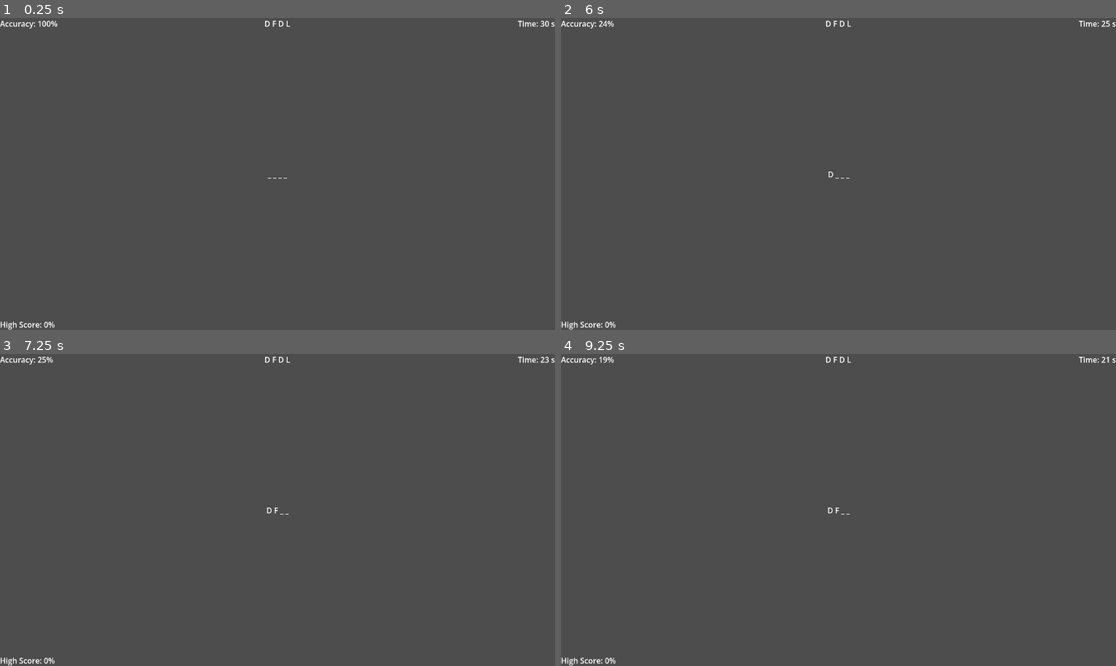
Above: before the commit, frames 1-4 (two rows, left to right).
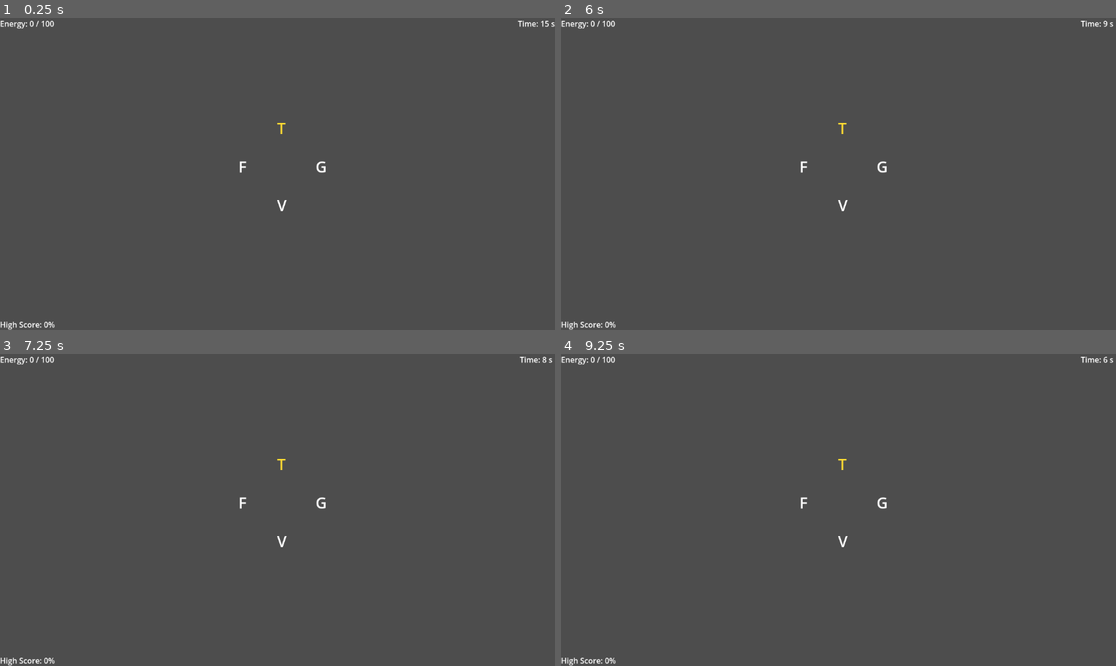
Above: after the commit, the same moments.

Repository: mayank-wangikar/MyGameJamRepo
Game: Godot game, scene res://typing_game.tscn
Same seed, same stepped clock (60 frames per second), same inputs: the game is played once before the commit and once after it.
Inputs:
- Up to frame 1 (0.25 s): no input
- Up to frame 2 (6 s): tap Enter at 0.5, 2, 3.5 s; hold D 0.53-1.28 s; tap F at 0.6, 3.05, 3.6 s; tap J at 0.8, 1.35, 3.8, 4.35 s; tap Space at 1.25, 2.75, 4.25 s; hold S 1.28-2.03 s; tap K at 1.55, 2.1, 4.55, 5.1 s; hold D 2.03-3.53 s; tap L at 2.3, 2.85, 5.3, 5.85 s; hold A 3.53-5.03 s; hold S 5.03-5.78 s; hold D from 5.78 s (still down)
- Up to frame 3 (7.25 s): keep holding D; tap F at 6.05, 6.6 s; tap J at 6.8 s
- Up to frame 4 (9.25 s): tap J at 7.35 s; tap K at 7.55, 8.1 s; release D at 8.03 s; hold S 8.03-8.78 s; tap L at 8.3, 8.85 s; hold A from 8.78 s (still down); tap F at 9.05 s

The runs differ from the first frame. In frame 1, 0.3% of the frame differs, in the area x 0-99%, y 0-62%; in frame 2, 0.4%; in frame 3, 0.4%, in the area x 0-100%, y 0-62%; in frame 4, 0.4%.

Commit message:
Changed the typing game logic, now diamond structure

Diff:
--- a/typing_game.gd
+++ b/typing_game.gd
@@ -2,29 +2,37 @@
 
 # --- Node references ---
 @onready var timer: Timer = $Timer
-@onready var target_label: Label = $MarginContainer/VBoxContainer/TargetLabel
-@onready var progress_label: Label = $MarginContainer/VBoxContainer/ProgressLabel
-@onready var accuracy_label: Label = $MarginContainer/VBoxContainer/AccuracyLabel
+@onready var top_label: Label = $MarginContainer/VBoxContainer/DiamondContainer/TopLabel
+@onready var left_label: Label = $MarginContainer/VBoxContainer/DiamondContainer/LeftLabel
+@onready var right_label: Label = $MarginContainer/VBoxContainer/DiamondContainer/RightLabel
+@onready var bottom_label: Label = $MarginContainer/VBoxContainer/DiamondContainer/BottomLabel
+@onready var energy_label: Label = $MarginContainer/VBoxContainer/AccuracyLabel
 @onready var time_label: Label = $MarginContainer/VBoxContainer/TimeLabel
 @onready var high_score_label: Label = $MarginContainer/VBoxContainer/HighScoreLabel
 
 # --- Config ---
-const ALLOWED_KEYS: Array[String] = ["A", "S", "D", "F", "J", "K", "L", ";"]
-const TARGET_LENGTH: int = 4
-const ROUND_DURATION: float = 30.0
+const ROUND_DURATION: float = 15.0
+const ENERGY_PER_CYCLE: int = 10   # energy awarded per fully-completed diamond
 
-const KEY_TO_STRING: Dictionary = {
-	KEY_A: "A", KEY_S: "S", KEY_D: "D", KEY_F: "F",
-	KEY_J: "J", KEY_K: "K", KEY_L: "L", KEY_SEMICOLON: ";",
-}
+# Each entry is a 4-letter cluster matched to real keyboard finger positions.
+# Order within each cluster = [Top, Left, Right, Bottom] for the visual diamond.
+const DIAMOND_CLUSTERS: Array[Array] = [
+	["E", "S", "D", "X"],
+	["R", "D", "F", "C"],
+	["T", "F", "G", "V"],
+	["Y", "G", "H", "B"],
+	["U", "H", "J", "N"],
+	["I", "J", "K", "M"],
+]
 
 # --- State ---
-var target_set: Array[String] = []
-var current_index: int = 0
-var round_correct_presses: int = 0
-var round_total_presses: int = 0
-var high_score_accuracy: float = 0.0
+var target_letters: Array[String] = []   # [Top, Left, Right, Bottom] for current round
+var current_index: int = 0               # 0=Top, 1=Left, 2=Right, 3=Bottom, 4=done
 var time_remaining: float = ROUND_DURATION
+
+# --- Scoring ---
+var energy_points: int = 0
+var high_score_energy: int = 0
 
 
 func _ready() -> void:
@@ -44,67 +52,79 @@
 func _unhandled_input(event: InputEvent) -> void:
 	if event is InputEventKey and event.pressed and not event.echo:
 		var key_event := event as InputEventKey
-		var pressed_string: String = KEY_TO_STRING.get(key_event.keycode, "")
-		if pressed_string == "":
+		var pressed_char: String = key_event.as_text_key_label().to_upper()
+		if pressed_char.length() != 1:
 			return
-		_handle_key_press(pressed_string)
+		_handle_key_press(pressed_char)
 		get_viewport().set_input_as_handled()
 
 
-func _handle_key_press(pressed_key: String) -> void:
-	if current_index >= target_set.size():
+func _handle_key_press(pressed_char: String) -> void:
+	if current_index >= target_letters.size():
 		return
-	var expected_key: String = target_set[current_index]
-	round_total_presses += 1
-	if pressed_key == expected_key:
-		round_correct_presses += 1
+
+	var expected_char: String = target_letters[current_index]
+
+	if pressed_char == expected_char:
 		current_index += 1
-	_update_accuracy_display()
-	_update_progress_display()
-	if current_index >= target_set.size():
-		# Word stays the same until the 30s timer fires.
-		# Loop back to the start so the player can retype it again.
-		current_index = 0
-		_update_progress_display()
+
+	_update_diamond_highlight()
+
+	if current_index >= target_letters.size():
+		# Completed all 4 corners — award energy, then roll a new diamond.
+		_award_energy_for_cycle()
+		_generate_new_target()
+
+	_update_energy_display()
+
+
+func _award_energy_for_cycle() -> void:
+	energy_points = int(min(100, energy_points + ENERGY_PER_CYCLE))
 
 
 func _on_timer_timeout() -> void:
-	var final_accuracy: float = _calculate_accuracy()
-	if final_accuracy > high_score_accuracy:
-		high_score_accuracy = final_accuracy
-		high_score_label.text = "High Score: %d%%" % round(high_score_accuracy)
+	if energy_points > high_score_energy:
+		high_score_energy = energy_points
+		high_score_label.text = "High Score: %d Energy" % high_score_energy
 	_start_new_round()
 
 
 func _start_new_round() -> void:
-	round_correct_presses = 0
-	round_total_presses = 0
+	current_index = 0
+	energy_points = 0
 	time_remaining = ROUND_DURATION
 	_generate_new_target()
-	_update_accuracy_display()
-	_update_progress_display()
+	_update_energy_display()
 
 
 func _generate_new_target() -> void:
-	target_set.clear()
+	var chosen_cluster: Array = DIAMOND_CLUSTERS[randi() % DIAMOND_CLUSTERS.size()]
+
+	# chosen_cluster is stored as [Top, Left, Right, Bottom] (visual order),
+	# but target_letters is reordered to [Top, Left, Bottom, Right] —
+	# the order the PLAYER must type them in.
+	target_letters = [chosen_cluster[0], chosen_cluster[1], chosen_cluster[3], chosen_cluster[2]]
 	current_index = 0
-	for i in range(TARGET_LENGTH):
-		target_set.append(ALLOWED_KEYS[randi() % ALLOWED_KEYS.size()])
-	target_label.text = " ".join(target_set)
+
+	top_label.text = chosen_cluster[0]
+	left_label.text = chosen_cluster[1]
+	right_label.text = chosen_cluster[2]
+	bottom_label.text = chosen_cluster[3]
+
+	_update_diamond_highlight()
 
 
-func _update_progress_display() -> void:
-	var parts: Array[String] = []
-	for i in range(target_set.size()):
-		parts.append(target_set[i] if i < current_index else "_")
-	progress_label.text = " ".join(parts)
+func _update_diamond_highlight() -> void:
+	# Highlight order follows the TYPING order: Top, Left, Bottom, Right.
+	var labels_in_typing_order: Array[Label] = [top_label, left_label, bottom_label, right_label]
+	for i in range(labels_in_typing_order.size()):
+		if i < current_index:
+			labels_in_typing_order[i].modulate = Color(0.4, 0.4, 0.4)   # already typed
+		elif i == current_index:
+			labels_in_typing_order[i].modulate = Color(1.0, 0.85, 0.2)  # type this one next
+		else:
+			labels_in_typing_order[i].modulate = Color(1.0, 1.0, 1.0)   # not yet reached
 
 
-func _update_accuracy_display() -> void:
-	accuracy_label.text = "Accuracy: %d%%" % round(_calculate_accuracy())
-
-
-func _calculate_accuracy() -> float:
-	if round_total_presses == 0:
-		return 100.0
-	return (float(round_correct_presses) / float(round_total_presses)) * 100.0
+func _update_energy_display() -> void:
+	energy_label.text = "Energy: %d / 100" % energy_points
--- a/typing_game.tscn
+++ b/typing_game.tscn
@@ -43,18 +43,6 @@
 text = "Time: 30s"
 metadata/_edit_use_anchors_ = true
 
-[node name="TargetLabel" type="Label" parent="MarginContainer/VBoxContainer" unique_id=1134653583]
-layout_mode = 1
-anchors_preset = 5
-anchor_left = 0.5
-anchor_right = 0.5
-offset_left = -26.5
-offset_right = 26.5
-offset_bottom = 23.0
-grow_horizontal = 2
-text = "A S D F"
-metadata/_edit_use_anchors_ = true
-
 [node name="HighScoreLabel" type="Label" parent="MarginContainer/VBoxContainer" unique_id=523360426]
 layout_mode = 1
 anchors_preset = 2
@@ -66,25 +54,57 @@
 text = "High Score: 0%"
 metadata/_edit_use_anchors_ = true
 
-[node name="ProgressLabel" type="Label" parent="MarginContainer/VBoxContainer" unique_id=605573286]
-layout_mode = 1
-anchors_preset = 8
-anchor_left = 0.5
-anchor_top = 0.5
-anchor_right = 0.5
-anchor_bottom = 0.5
-offset_left = -20.0
-offset_top = -11.5
-offset_right = 20.0
-offset_bottom = 11.5
-grow_horizontal = 2
-grow_vertical = 2
-text = "_ _ _ _"
-metadata/_edit_use_anchors_ = true
-
 [node name="AccuracyLabel" type="Label" parent="MarginContainer/VBoxContainer" unique_id=340147495]
 layout_mode = 0
 offset_right = 40.0
 offset_bottom = 23.0
 text = "Accuracy 100%"
 metadata/_edit_use_anchors_ = true
+
+[node name="DiamondContainer" type="Control" parent="MarginContainer/VBoxContainer" unique_id=833528137]
+layout_mode = 1
+anchor_left = 0.43800002
+anchor_top = 0.363
+anchor_right = 0.43800002
+anchor_bottom = 0.363
+offset_left = -29.57602
+offset_top = -29.223999
+offset_right = 30.42398
+offset_bottom = 29.776001
+grow_horizontal = 2
+grow_vertical = 2
+
+[node name="TopLabel" type="Label" parent="MarginContainer/VBoxContainer/DiamondContainer" unique_id=25659543]
+custom_minimum_size = Vector2(60, 60)
+layout_mode = 0
+offset_left = 100.0
+offset_right = 160.0
+offset_bottom = 60.0
+theme_override_font_sizes/font_size = 32
+
+[node name="LeftLabel" type="Label" parent="MarginContainer/VBoxContainer/DiamondContainer" unique_id=960434630]
+custom_minimum_size = Vector2(60, 60)
+layout_mode = 0
+offset_left = 20.0
+offset_top = 80.0
+offset_right = 80.0
+offset_bottom = 140.0
+theme_override_font_sizes/font_size = 32
+
+[node name="RightLabel" type="Label" parent="MarginContainer/VBoxContainer/DiamondContainer" unique_id=1464307900]
+custom_minimum_size = Vector2(60, 60)
+layout_mode = 0
+offset_left = 180.0
+offset_top = 80.0
+offset_right = 240.0
+offset_bottom = 140.0
+theme_override_font_sizes/font_size = 32
+
+[node name="BottomLabel" type="Label" parent="MarginContainer/VBoxContainer/DiamondContainer" unique_id=2009592778]
+custom_minimum_size = Vector2(60, 60)
+layout_mode = 0
+offset_left = 100.0
+offset_top = 160.0
+offset_right = 160.0
+offset_bottom = 220.0
+theme_override_font_sizes/font_size = 32
Not shown: 1 places in typing_game.tscn that only renumber resources
